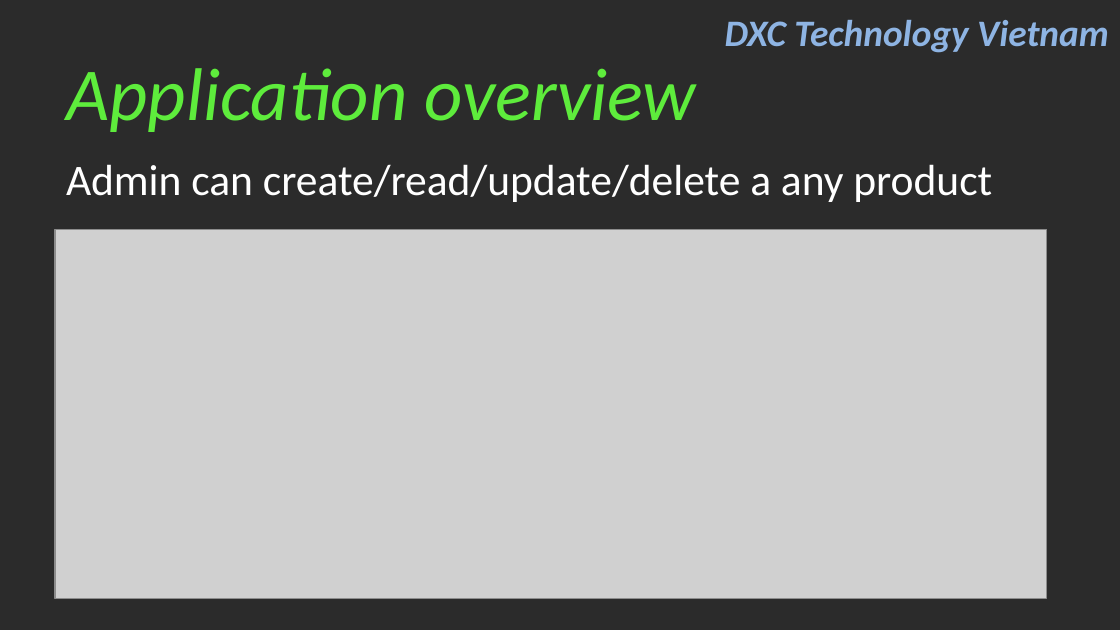
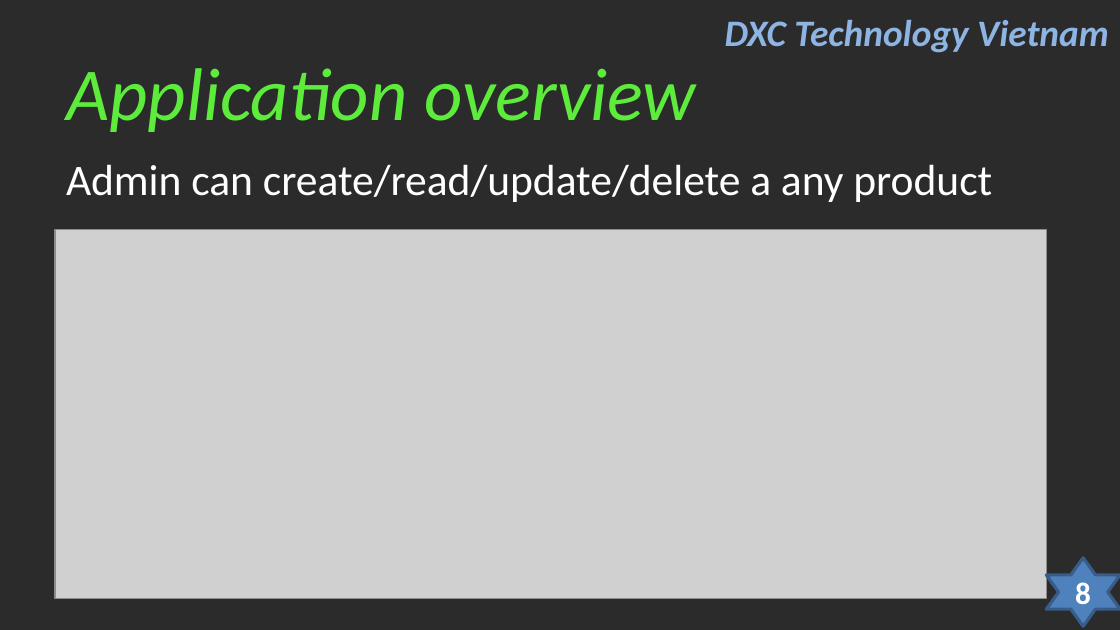
Before and after one commit to kienlc1610/LaptopStore, a slide deck: slide 8 of LaptopStore/Final Assigment.ppt. Drawn at 1120x630 pixels with LibreOffice and Linux fonts; fonts in the diff are those of the drawing; grey boxes stand for pictures; background and template pictures are left out; a plain dark background stands for a picture behind light text. Boxes give left, top, right and bottom in pixels: in the first picture for what was removed or moved away, otherwise in the second. Text is boxed around its words. In the diff, an @@ line names an element or a change of style, - is before the commit and + after.

```diff
--- a/LaptopStore/Final Assigment.ppt
+++ b/LaptopStore/Final Assigment.ppt
@@ freeform shape added at (1046,558,1120,626), fill #4F81BD, outline #385D8A 2.01 pt @@
@@ page number added at (1075,582,1091,604), 20 pt, text #FFFFFF, bold @@
+8
```
Also in this commit, not shown: 10 other slides changed.
